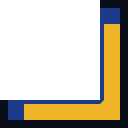
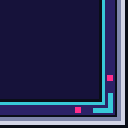
Comparing the layer stacks of the two 128×128 images. Changes:
renamed "gold" to "frame", painted on it over [0, 0, 125, 125]
removed layer "cob" over [8, 8, 120, 120]
removed layer "ink" over [0, 0, 125, 125]
